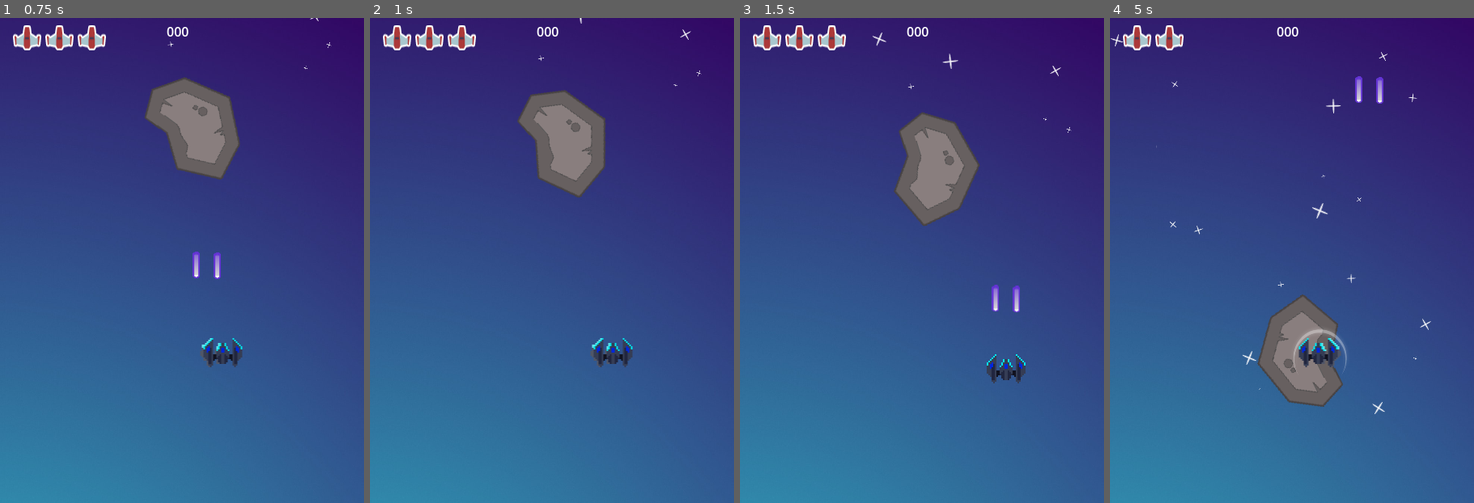
Above: before the commit, frames 1-4 (left to right).
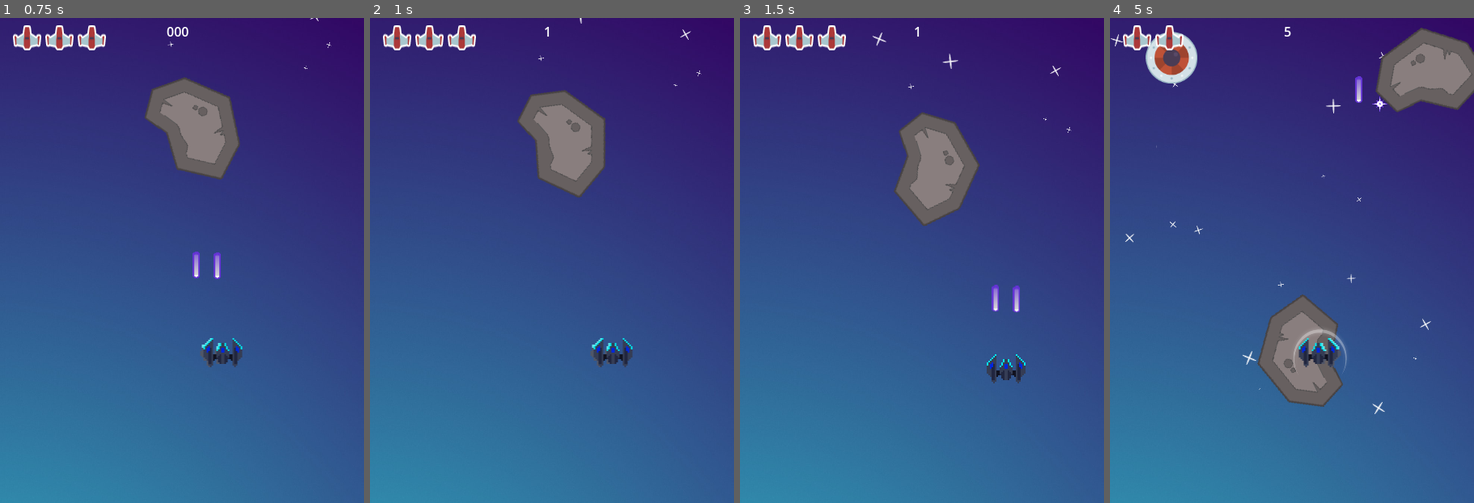
Above: after the commit, the same moments.

Repository: Anthycode/godot-game
Game: Godot game, scene res://MainScenes/gameplay.tscn
Two runs of this game, one before a commit and one after it. Both use one fixed random seed, a clock stepped at 60 frames per second and the inputs below.
Inputs:
- Up to frame 1 (0.75 s): hold D (move_right) from 0.53 s (still down); hold Space (shoot) from 0.53 s (still down)
- Up to frame 2 (1 s): keep holding D (move_right); keep holding Space (shoot)
- Up to frame 3 (1.5 s): release D (move_right) at 1.28 s; release Space (shoot) at 1.28 s; hold S (move_down) from 1.28 s (still down); tap Space (shoot) at 1.35 s
- Up to frame 4 (5 s): release S (move_down) at 2.03 s; hold D (move_right) 2.03-2.78 s; hold Space (shoot) 2.03-2.78 s; hold W (move_up) 2.78-3.53 s; tap Space (shoot) at 2.85, 4.35 s; hold Space (shoot) 3.53-4.28 s; hold A (move_left) from 3.53 s (still down)

Frame 1 is identical in both runs. In frame 2, less than 0.1% of the frame differs, in the area x 45-52%, y 1-4%; in frame 3, less than 0.1%; in frame 4, 4.7%, in the area x 4-100%, y 1-47%.

Commit message:
timer ajouté...

Diff:
--- /dev/null
+++ b/Enemy/Spawner.gd
@@ -0,0 +1,25 @@
+extends Node2D
+
+var preloadedEnemies := [
+	preload("res://Enemy/fast_enemy.tscn"),
+	preload("res://Enemy/slow_shooter.tscn")
+	]
+
+@onready var spawnTimer := $SpawnTimer
+
+var nextSpawnTime := 5.0
+
+func _ready():
+	randomize()
+	spawnTimer.start(nextSpawnTime)
+
+func _on_spawn_timer_timeout():
+	#spawn enemy
+	var enemyPreload = preloadedEnemies[randi() % preloadedEnemies.size()]
+	var enemy: Enemy = enemyPreload.instance()
+	enemy.position = Vector2(0, position.y)
+	get_tree().current_scene.add_child(enemy)
+
+
+	#restart timer
+	spawnTimer.start(nextSpawnTime)
--- a/Enemy/enemy.gd
+++ b/Enemy/enemy.gd
@@ -1,4 +1,5 @@
 extends Area2D
+class_name Enemy
 @export var verticalSpeed := 10.0
 @export var health: int = 5
 var playerInArea: Player = null
--- a/Enemy/enemy.tscn
+++ b/Enemy/enemy.tscn
@@ -8,6 +8,8 @@
 
 [node name="Enemy" type="Area2D" groups=["damageable"]]
 script = ExtResource("1_hharf")
+verticalSpeed = null
+health = null
 
 [node name="Sprite2D" type="Sprite2D" parent="."]
 texture = ExtResource("1_4ywk5")
--- a/Enemy/fast_enemy.gd
+++ b/Enemy/fast_enemy.gd
@@ -1,9 +1,6 @@
-extends Area2D
+extends Enemy
 
 @export var rotationRate := 20
-@export var verticalSpeed := 10.0
-@export var health: int = 5
-var playerInArea: Player = null
 
 
 func _process(delta):
--- a/Enemy/fast_enemy.tscn
+++ b/Enemy/fast_enemy.tscn
@@ -1,16 +1,14 @@
-[gd_scene load_steps=3 format=3 uid="uid://ck32p6wxmklv6"]
+[gd_scene load_steps=2 format=3 uid="uid://ck32p6wxmklv6"]
 
 [ext_resource type="PackedScene" uid="uid://claw2iajwia1e" path="res://Enemy/enemy.tscn" id="1_wdswk"]
-[ext_resource type="Script" path="res://Enemy/fast_enemy.gd" id="2_7bly0"]
 
 [node name="FastEnemy" instance=ExtResource("1_wdswk")]
-script = ExtResource("2_7bly0")
-rotationRate = 20
-verticalSpeed = 100.0
+verticalSpeed = 50.0
+health = 20
 
 [node name="Sprite2D" parent="." index="0"]
-scale = Vector2(0.75, 0.75)
+scale = Vector2(0.7, 0.7)
 
 [node name="VisibleOnScreenNotifier2D" parent="." index="2"]
-position = Vector2(1, 1)
-scale = Vector2(3.875, 3.7375)
+position = Vector2(1.90735e-06, 0.5)
+scale = Vector2(3.3, 3.35)
--- a/Enemy/slow_shooter.gd
+++ b/Enemy/slow_shooter.gd
@@ -1,14 +1,13 @@
-extends Area2D
+extends Enemy
 
 var plBullet := preload("res://Bullets/enemy_bullet.tscn")
 @onready var fireTimer := $FireTimer
 @onready var firingPositions := $FiringPositions
-@export var verticalSpeed := 10.0
-@export var health: int = 5
+
 @export var FireRate :=3.0
 @export var horizontalSpeed := 50.0
 var horizontalDirection: int = 1
-var playerInArea: Player = null
+
 
 
 func fire():
--- /dev/null
+++ b/HUD/Score.gd
@@ -0,0 +1,16 @@
+extends Label
+
+var counter = 0
+var updateTimer = 1.0
+var labelUpdateInterval = 1.0
+
+
+
+
+
+func _process(delta):
+	updateTimer -= delta
+	if updateTimer <= 0.0:
+		counter += 1
+		text = str(counter)
+		updateTimer = labelUpdateInterval
--- a/HUD/hud.tscn
+++ b/HUD/hud.tscn
@@ -1,6 +1,7 @@
-[gd_scene load_steps=2 format=3 uid="uid://rumrbd8t61qc"]
+[gd_scene load_steps=3 format=3 uid="uid://rumrbd8t61qc"]
 
 [ext_resource type="Script" path="res://HUD/hud.gd" id="1_l2xy6"]
+[ext_resource type="Script" path="res://HUD/Score.gd" id="2_olex3"]
 
 [node name="HUD" type="Control"]
 layout_mode = 3
@@ -43,4 +44,5 @@
 text = "000
 "
 horizontal_alignment = 1
+script = ExtResource("2_olex3")
 metadata/_edit_group_ = true
--- a/MainScenes/gameplay.gd
+++ b/MainScenes/gameplay.gd
@@ -1,6 +1,7 @@
 extends Node
 
 @export var enemy_scenes: Array[PackedScene] = []
+@export var meteor_scenes: Array[PackedScene] = []
 @onready var timer = $EnemySpawnTimer
 @onready var enemy_container = $EnemyContainer
 
@@ -11,7 +12,15 @@
 	elif Input.is_action_just_pressed("reset"):
 		get_tree().reload_current_scene()
 
+
+
 func _on_enemy_spawn_timer_timeout():
 	var e = enemy_scenes.pick_random().instantiate()
-	e.global_position = Vector2(20, 50)
+	e.global_position = Vector2(randf_range(20, 520), -50)
+	get_parent().add_child(e)
 	enemy_container.add_child(e)
+
+	var m = meteor_scenes.pick_random().instantiate()
+	m.global_position = Vector2(randf_range(20, 520), -50)
+	get_parent().add_child(m)
+	enemy_container.add_child(m)
--- a/MainScenes/gameplay.tscn
+++ b/MainScenes/gameplay.tscn
@@ -1,17 +1,22 @@
 [gd_scene load_steps=9 format=3 uid="uid://bwg02j8cjkulq"]
 
 [ext_resource type="Texture2D" uid="uid://dnpqerposen26" path="res://Textures/backround_multiblue.jpeg" id="1_3mbr7"]
+[ext_resource type="Script" path="res://MainScenes/gameplay.gd" id="1_gb3p2"]
 [ext_resource type="PackedScene" uid="uid://cusqvh25uqn4y" path="res://Mainplayer/mainplayer.tscn" id="1_qb2oy"]
-[ext_resource type="Script" path="res://MainScenes/gameplay.gd" id="1_tfulb"]
+[ext_resource type="PackedScene" uid="uid://ck32p6wxmklv6" path="res://Enemy/fast_enemy.tscn" id="2_6bsyv"]
 [ext_resource type="Texture2D" uid="uid://bog3b337vxxhq" path="res://Textures/starBig.png" id="2_7ycei"]
+[ext_resource type="PackedScene" uid="uid://d1cumlvngof5c" path="res://Enemy/slow_shooter.tscn" id="3_prtxw"]
 [ext_resource type="PackedScene" uid="uid://cbwuadnd805dl" path="res://meteor/Meteor.tscn" id="4_s64kg"]
 [ext_resource type="PackedScene" uid="uid://rumrbd8t61qc" path="res://HUD/hud.tscn" id="5_lalen"]
-[ext_resource type="PackedScene" uid="uid://ck32p6wxmklv6" path="res://Enemy/fast_enemy.tscn" id="6_575ci"]
-[ext_resource type="PackedScene" uid="uid://d1cumlvngof5c" path="res://Enemy/slow_shooter.tscn" id="7_l3est"]
 
 [node name="Gameplay" type="Node"]
-script = ExtResource("1_tfulb")
-enemy_scenes = Array[PackedScene]([ExtResource("6_575ci"), ExtResource("7_l3est")])
+script = ExtResource("1_gb3p2")
+enemy_scenes = Array[PackedScene]([ExtResource("2_6bsyv"), ExtResource("3_prtxw")])
+meteor_scenes = Array[PackedScene]([ExtResource("4_s64kg")])
+
+[node name="EnemySpawnTimer" type="Timer" parent="."]
+wait_time = 3.0
+autostart = true
 
 [node name="backround" type="Sprite2D" parent="."]
 z_index = -100
@@ -53,7 +58,8 @@
 [node name="Meteor" parent="." instance=ExtResource("4_s64kg")]
 position = Vector2(239, 83)
 
+[node name="MeteorContainer" type="Node2D" parent="."]
+
 [node name="EnemyContainer" type="Node2D" parent="."]
 
-[node name="EnemySpawnTimer" type="Timer" parent="."]
-autostart = true
+[connection signal="timeout" from="EnemySpawnTimer" to="." method="_on_enemy_spawn_timer_timeout"]
--- a/Mainplayer.gd
+++ b/Mainplayer.gd
@@ -10,6 +10,7 @@
 @onready var invincibilityTimer := $invincibilitytimer
 @onready var shieldSprit := $Shield
 
+@export var isPlayerAliveeee = 1
 
 @export var speed: float = 100
 @export var fireDelay: float = 0.1
@@ -69,6 +70,9 @@
 
 	if life <= 0:
 		print("Player Died")
+		print(isPlayerAliveeee)
+		isPlayerAliveeee=0
+		print(isPlayerAliveeee)
 		queue_free()
 
 
--- a/Mainplayer/mainplayer.gd
+++ /dev/null
@@ -1,56 +0,0 @@
-extends CharacterBody2D
-class_name  Player #for put the player into a class
-var plBullet := preload("res://Bullets/bullet.tscn")
-
-@onready var animatedSprite := $AnimatedSprite2D
-@onready var firingPositions := $FiringPositions
-@onready var fireDelayTimer := $FireDelayTimer
-@export var speed: float = 100
-@export var fireDelay: float = 0.1
-@export var life: int = 3
-
-var vel := Vector2(0, 0) #vel for velocity
-
-func _process(delta):
-	#Animate
-	if vel.x == 0:
-		animatedSprite.play("straight")
-	elif vel.x > 0:
-		animatedSprite.play("right")
-	else:
-		animatedSprite.play("left")
-	#check if we are shooting
-	if Input.is_action_just_pressed("shoot") and fireDelayTimer.is_stopped():
-		fireDelayTimer.start(fireDelay)
-		for child in firingPositions.get_children():
-			var bullet = plBullet.instantiate()
-			bullet.global_position = child.global_position
-			get_tree().current_scene.add_child(bullet)
-
-
-func _physics_process(delta):
-	var dirVec := Vector2(0,0)
-
-	if Input.is_action_pressed("move_left"):
-		dirVec.x = -1
-	elif Input.is_action_pressed("move_right"):
-		dirVec.x = 1
-	if Input.is_action_pressed("move_up"):
-		dirVec.y = -1
-	elif Input.is_action_pressed("move_down"):
-		dirVec.y = 1
-
-	vel = dirVec.normalized() * speed # a normalized vector always has a leng of the speed with pythagore
-	position += vel * delta
-
-	#Make sur that the player is in the screen
-	var viewRect := get_viewport_rect() # get the size of the screen
-	position.x = clamp(position.x, 0, viewRect.size.x)  #Clamps the value, returning a Variant not less than min and not more than max.
-	position.y = clamp(position.y, 0, viewRect.size.y)
-
-func damage(amount: int):
-	life -= amount
-	print("Player Life = %s" % life)
-	if life <= 0:
-		print("Player Died")
-		queue_free()
Not shown: 1 places in Enemy/slow_shooter.tscn that only renumber resources
